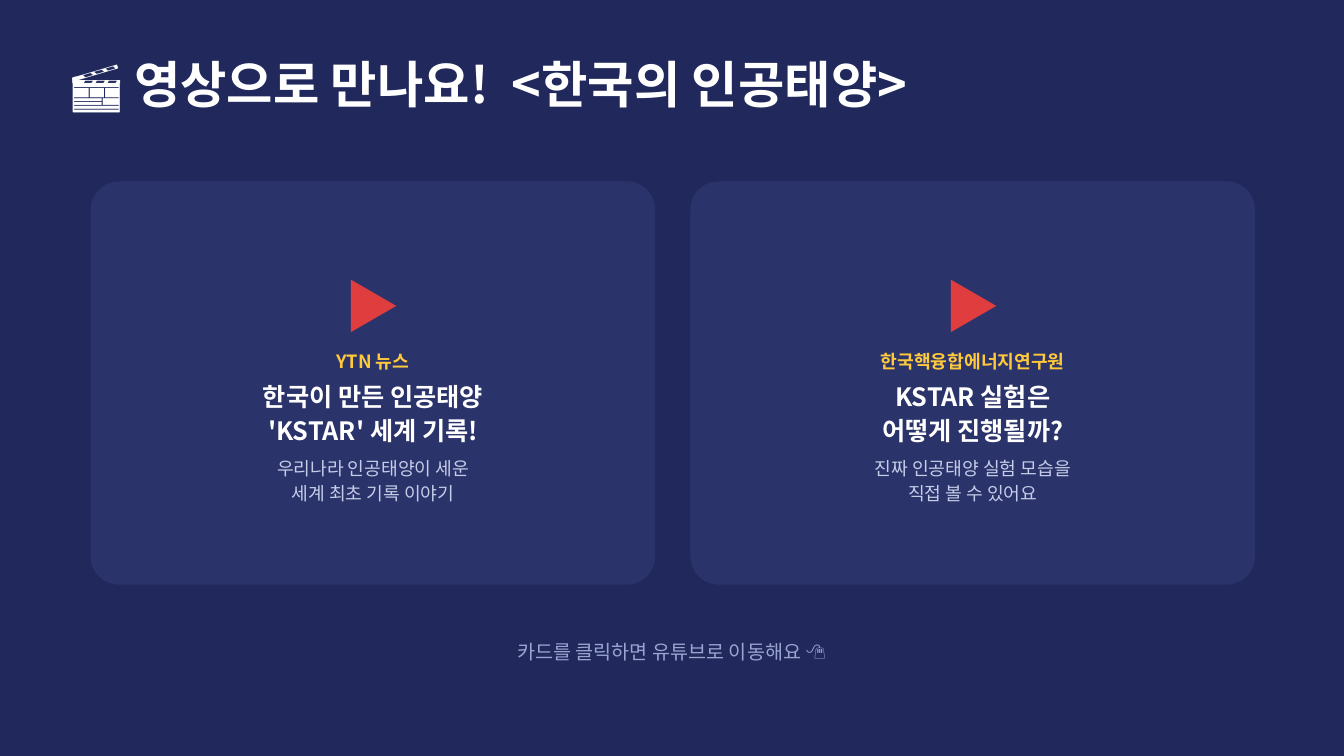
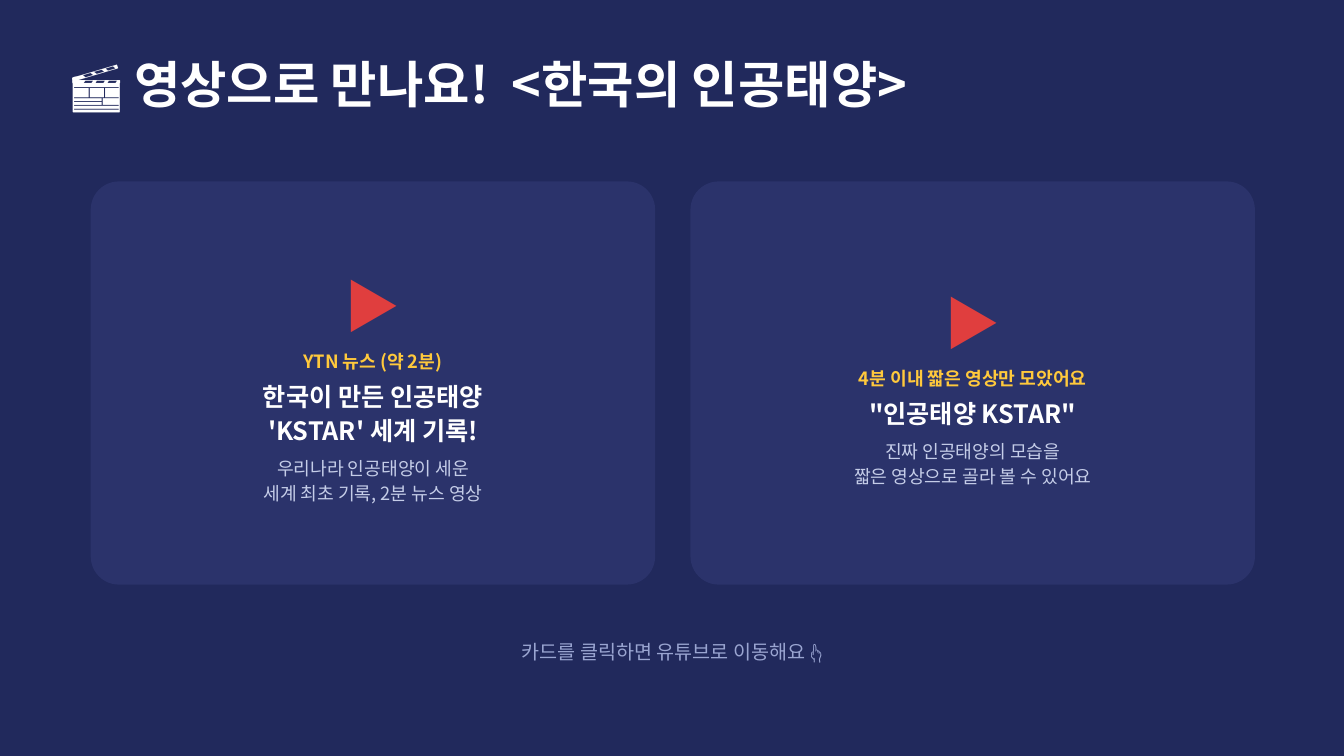
Before and after one commit to parksang-jun/ecture-materials, a slide deck: slide 25 of 강의자료/원자력 세상_초등 3-4학년용.pptx. Drawn at 1344x756 pixels with LibreOffice and Linux fonts; fonts in the diff are those of the drawing. Boxes give left, top, right and bottom in pixels: in the first picture for what was removed or moved away, otherwise in the second. Text is boxed around its words. In the diff, an @@ line names an element or a change of style, - is before the commit and + after.

```diff
--- a/강의자료/원자력 세상_초등 3-4학년용.pptx
+++ b/강의자료/원자력 세상_초등 3-4학년용.pptx
@@ text in rounded rectangle at (x1=304, y1=352, x2=442, y2=372): text changed @@
-YTN 뉴스
+YTN 뉴스 (약 2분)
@@ text in rounded rectangle at (x1=854, y1=369, x2=1091, y2=485): text changed @@
-한국핵융합에너지연구원
-KSTAR 실험은
-어떻게 진행될까?
-진짜 인공태양 실험 모습을
-직접 볼 수 있어요
+4분 이내 짧은 영상만 모았어요
+"인공태양 KSTAR"
+진짜 인공태양의 모습을
+짧은 영상으로 골라 볼 수 있어요
@@ text in rounded rectangle at (x1=263, y1=460, x2=482, y2=503): text changed @@
-우리나라 인공태양이 세운
-세계 최초 기록 이야기
+우리나라 인공태양이 세운
+세계 최초 기록, 2분 뉴스 영상
@@ text at (x1=522, y1=643, x2=805, y2=661): text changed @@
-카드를 클릭하면 유튜브로 이동해요 🖱️
+카드를 클릭하면 유튜브로 이동해요 👆
```
Also in this commit, not shown: 19 other slides changed, 2 other files.
